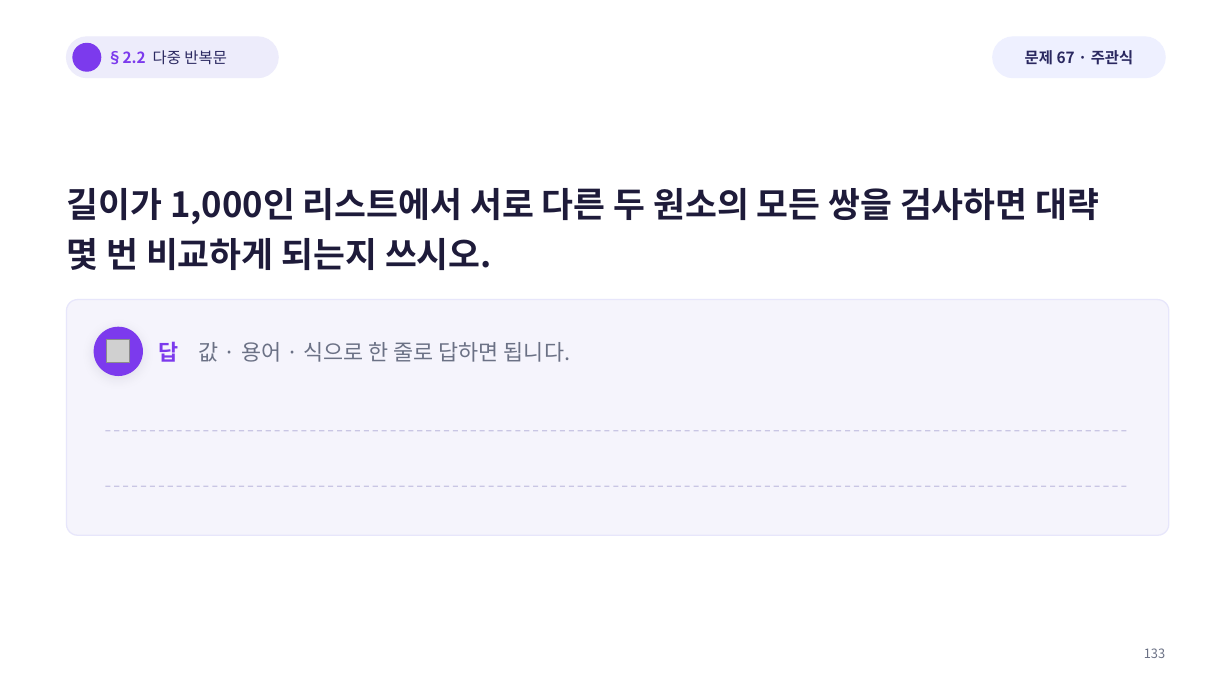
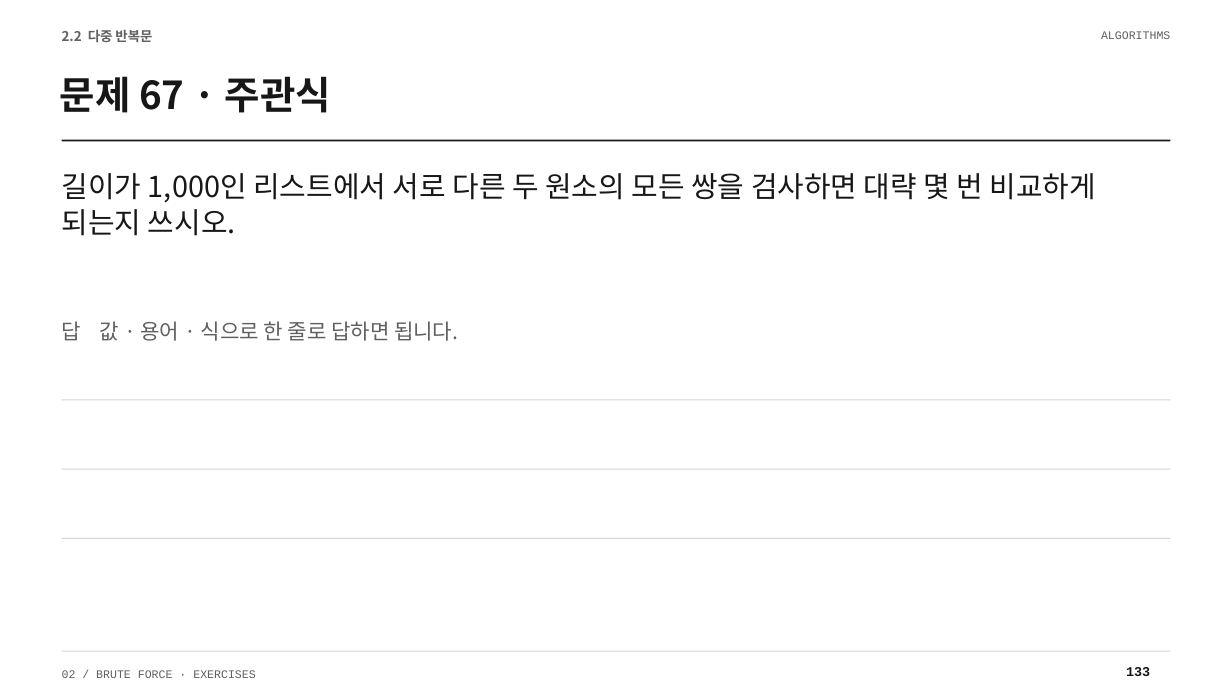
Before and after one commit to Sangdon-Park/Sangdon-Park.github.io, a slide deck: slide 133 of data/알고리즘/2장_연습문제_100문항_수업용.pptx. Drawn at 1232x693 pixels with LibreOffice and Linux fonts; fonts in the diff are those of the drawing; grey boxes stand for pictures; background and template pictures are left out. Boxes give left, top, right and bottom in pixels: in the first picture for what was removed or moved away, otherwise in the second. Text is boxed around its words. In the diff, an @@ line names an element or a change of style, - is before the commit and + after.

Commit message:
fix: align algorithm exercises with time complexity scope

```diff
--- a/data/알고리즘/2장_연습문제_100문항_수업용.pptx
+++ b/data/알고리즘/2장_연습문제_100문항_수업용.pptx
@@ text at (62, 29, 152, 42): text changed; size 12 to 10.5 pt; text colour #2A2860 to #606060; bold on @@
-§2.2 다중 반복문
+2.2 다중 반복문
@@ text "2.2 다중 반복문" at (62, 29, 152, 42): vertical alignment middle to top @@
@@ rounded rectangle removed at (67, 37, 278, 78) @@
@@ ellipse removed at (73, 43, 101, 71) @@
@@ rounded rectangle removed at (993, 37, 1165, 78) @@
@@ text added at (1101, 31, 1170, 39), 9 pt, text #606060 @@
+ALGORITHMS
@@ text "문제 67 · 주관식": place and size @@
-text "문제 67 · 주관식" at (1025, 50, 1133, 65)
+text "문제 67 · 주관식" at (60, 76, 331, 113)
@@ text "문제 67 · 주관식" at (60, 76, 331, 113): size 12 to 30 pt, text colour #2A2860 to #171717; alignment centre to left; line spacing 1 to 1.04; vertical alignment middle to top @@
@@ rectangle added at (62, 140, 1171, 141), fill #171717 @@
@@ text "길이가 1,000인 리스트에서 서로 다른 ...": place and size @@
-text "길이가 1,000인 리스트에서 서로 다른 ..." at (67, 188, 1100, 270)
+text "길이가 1,000인 리스트에서 서로 다른 ..." at (62, 173, 1096, 236)
@@ text "길이가 1,000인 리스트에서 서로 다른 ..." at (62, 173, 1096, 236): size 27 to 22.5 pt, text colour #1E1B3A to #171717, bold off; line spacing 1.22 to 1.04 @@
@@ rounded rectangle removed at (67, 299, 1169, 535) @@
@@ text "답 값 · 용어 · ...": place and size @@
-text "답 값 · 용어 · ..." at (159, 341, 571, 362)
+text "답 값 · 용어 · ..." at (62, 321, 458, 341)
@@ text "답 값 · 용어 · ..." at (62, 321, 458, 341): size 17 to 16.5 pt, text colour #6B7185 to #606060; text colour #7C3AED to #606060, bold off in "답"; line spacing 1 to 1.04; vertical alignment middle to top @@
@@ ellipse removed at (94, 327, 142, 375) @@
@@ picture removed at (107, 340, 130, 363) @@
@@ rectangle added at (62, 399, 1171, 400), fill #D4D4D4 @@
@@ line removed from (105, 431) to (1130, 431) @@
@@ rectangle added at (62, 469, 1171, 470), fill #D4D4D4 @@
@@ line removed from (105, 486) to (1130, 486) @@
@@ rectangle added at (62, 538, 1171, 539), fill #D4D4D4 @@
@@ rectangle added at (62, 651, 1171, 652), fill #D4D4D4 @@
@@ text added at (62, 670, 255, 678), 9 pt, text #606060 @@
+02 / BRUTE FORCE · EXERCISES
@@ text "133": place and size @@
-text "133" at (1144, 648, 1165, 658)
+text "133" at (1126, 667, 1150, 676)
@@ text "133" at (1126, 667, 1150, 676): size 10 to 10.5 pt, font Noto Sans CJK KR to Courier New, text colour #6B7185 to #171717, bold on; alignment right to left; line spacing 1 to 1.04; vertical alignment middle to top @@
```
Also in this commit, not shown: 199 other slides changed, 12 other files.
